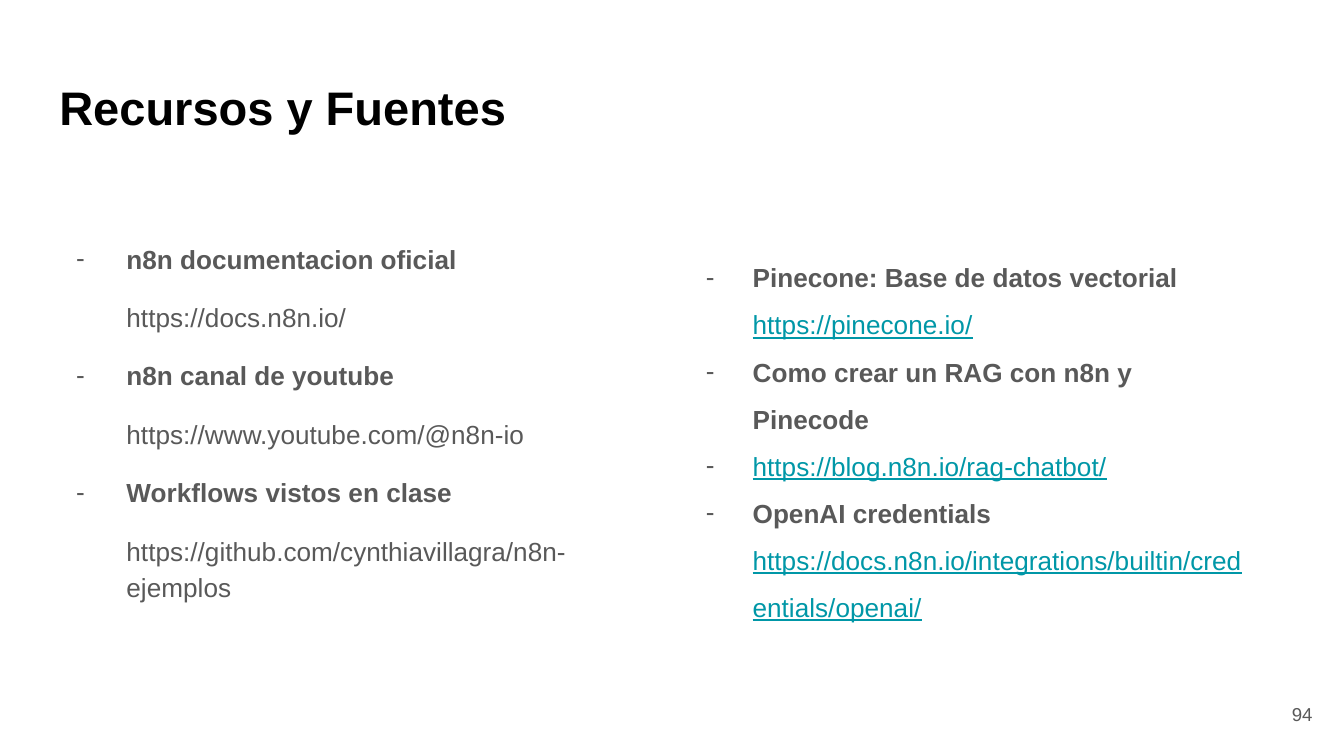
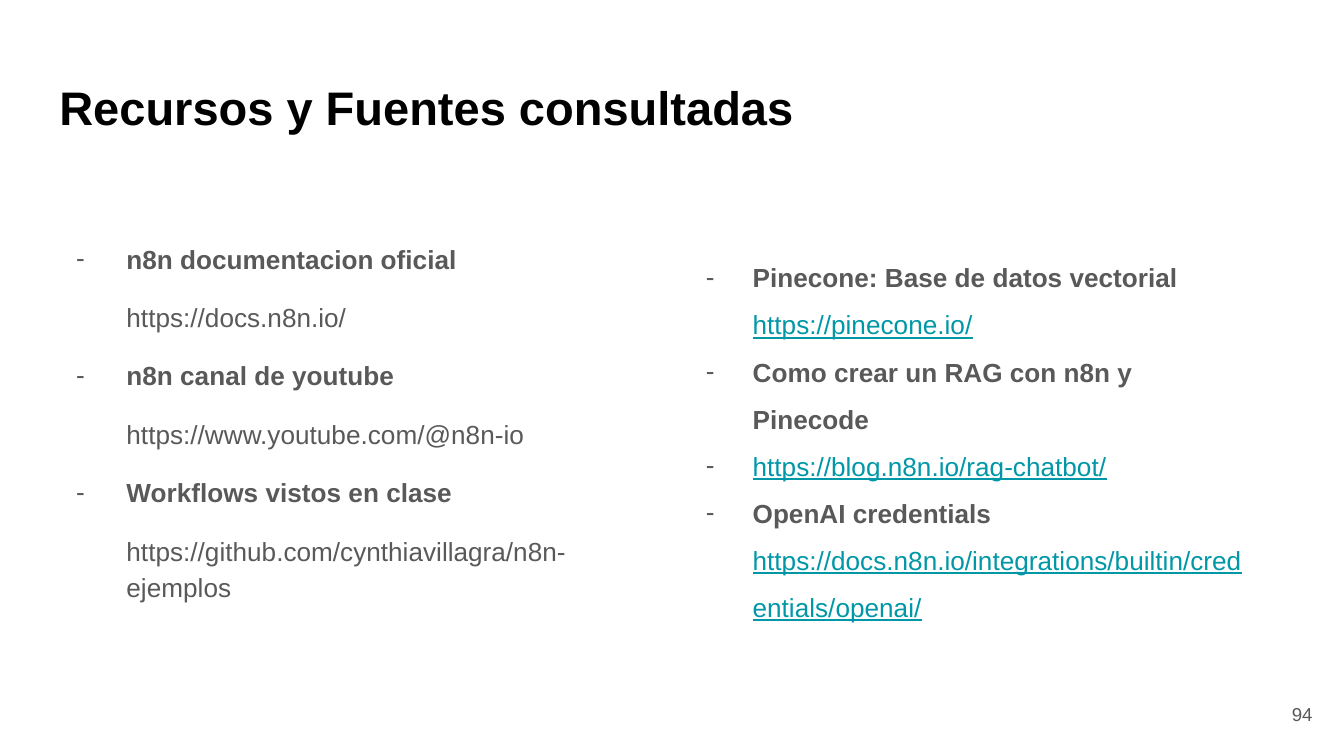
Before and after one commit to cynthiavillagra/n8n-ejemplos, a slide deck: slide 94 of n8n slides material de apoyo.pptx. Drawn at 1344x756 pixels with LibreOffice and Linux fonts; fonts in the diff are those of the drawing. Boxes give left, top, right and bottom in pixels: in the first picture for what was removed or moved away, otherwise in the second. Text is boxed around its words. In the diff, an @@ line names an element or a change of style, - is before the commit and + after.

```diff
--- a/n8n slides material de apoyo.pptx
+++ b/n8n slides material de apoyo.pptx
@@ title at [59,91,793,134]: text changed @@
-Recursos y Fuentes
+Recursos y Fuentes consultadas
```
Also in this commit, not shown: 1 slide added, 1 other file.
